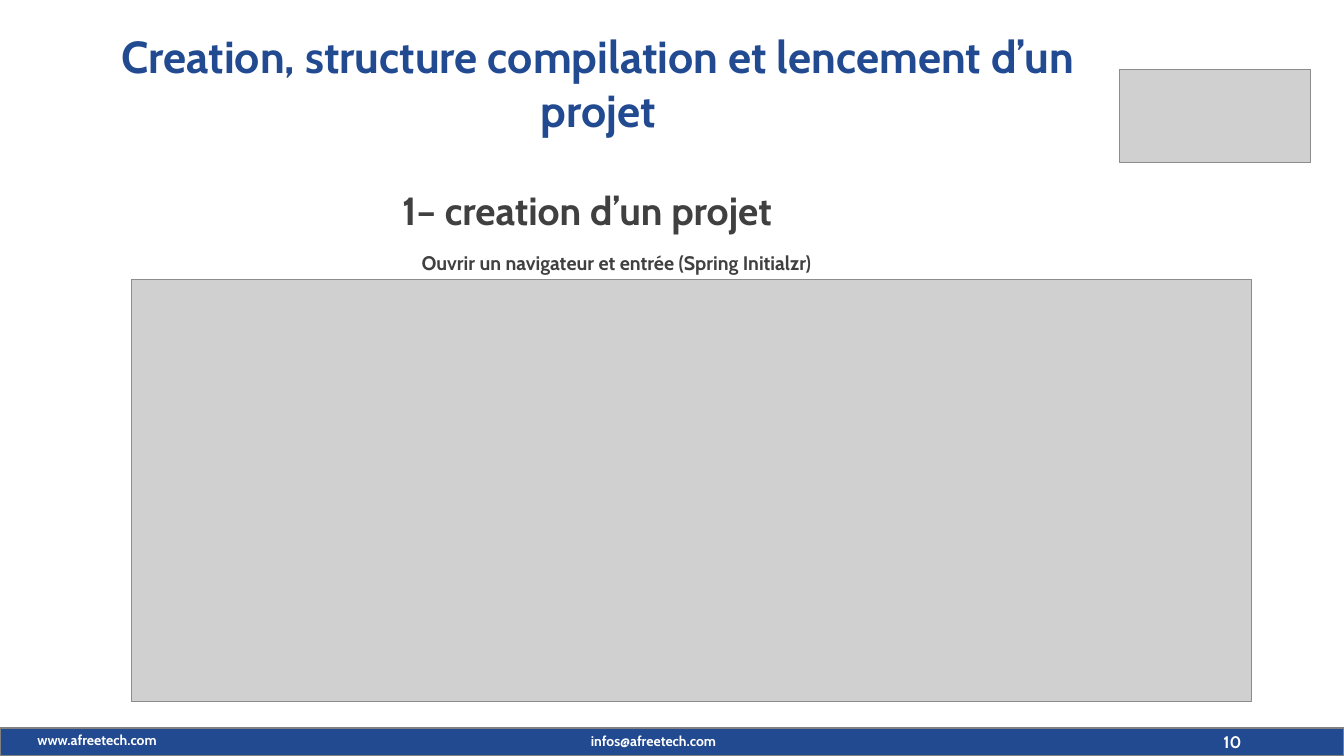
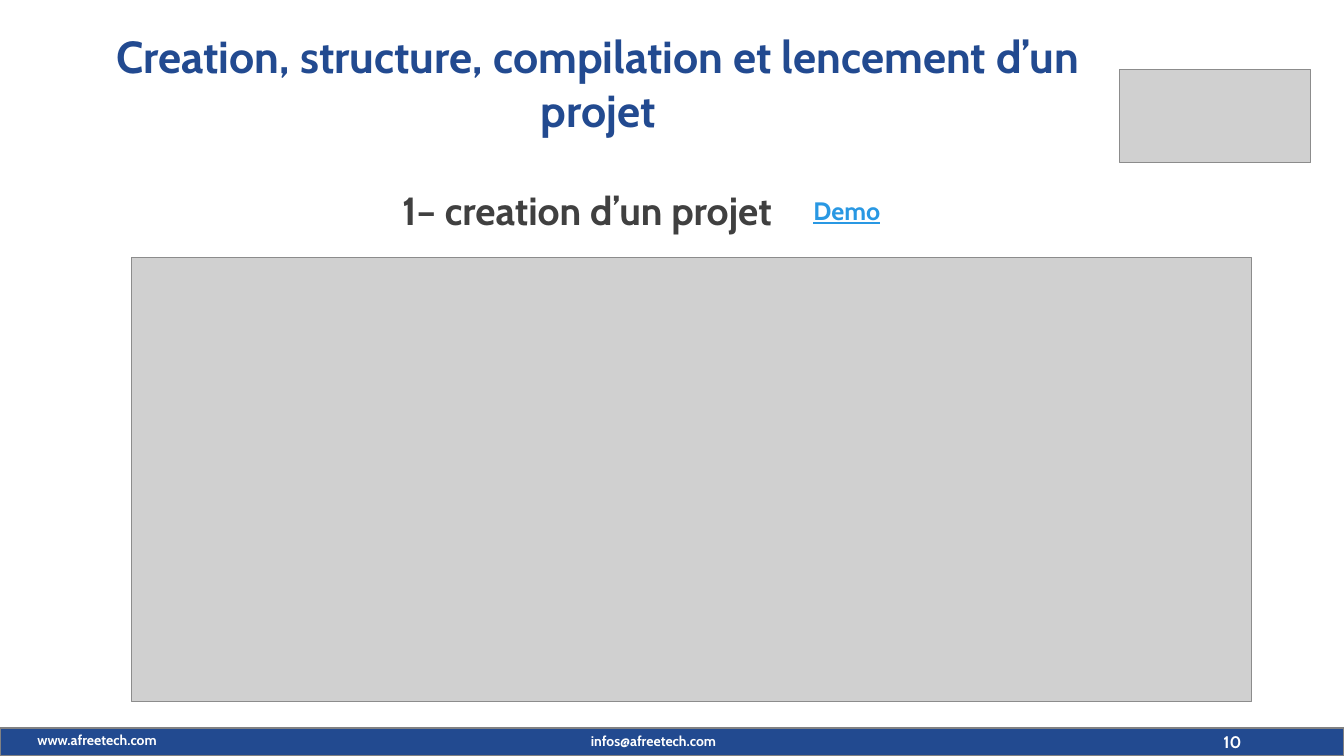
Before and after one commit to maximedorlin/maximedorlin, a slide deck: slide 10 of sprint boot (1).pptx. Drawn at 1344x756 pixels with LibreOffice and Linux fonts; fonts in the diff are those of the drawing; grey boxes stand for pictures; background and template pictures are left out. Boxes give left, top, right and bottom in pixels: in the first picture for what was removed or moved away, otherwise in the second. Text is boxed around its words. In the diff, an @@ line names an element or a change of style, - is before the commit and + after.

```diff
--- a/sprint boot (1).pptx
+++ b/sprint boot (1).pptx
@@ text at box(116, 39, 1079, 137): text changed @@
-Creation, structure compilation et lencement d’un projet
+Creation, structure, compilation et lencement d’un projet
@@ text added at box(813, 202, 880, 224), 18 pt, text #2998E3, bold, underline @@
+Demo
@@ picture: place and size @@
-picture at box(131, 280, 1251, 703)
+picture at box(131, 257, 1251, 702)
@@ text removed at box(422, 255, 811, 275) @@
-Ouvrir un navigateur et entrée (Spring Initialzr)
```
Also in this commit, not shown: 7 other slides changed.
